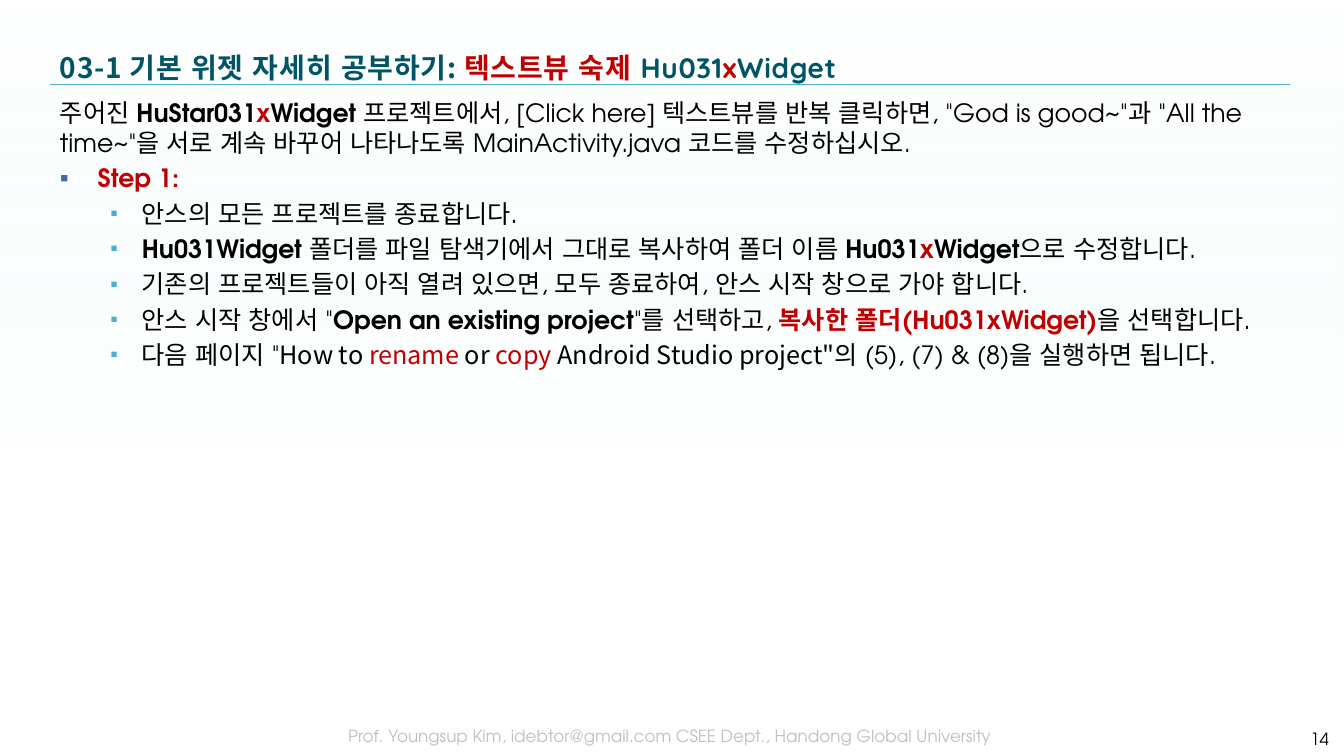
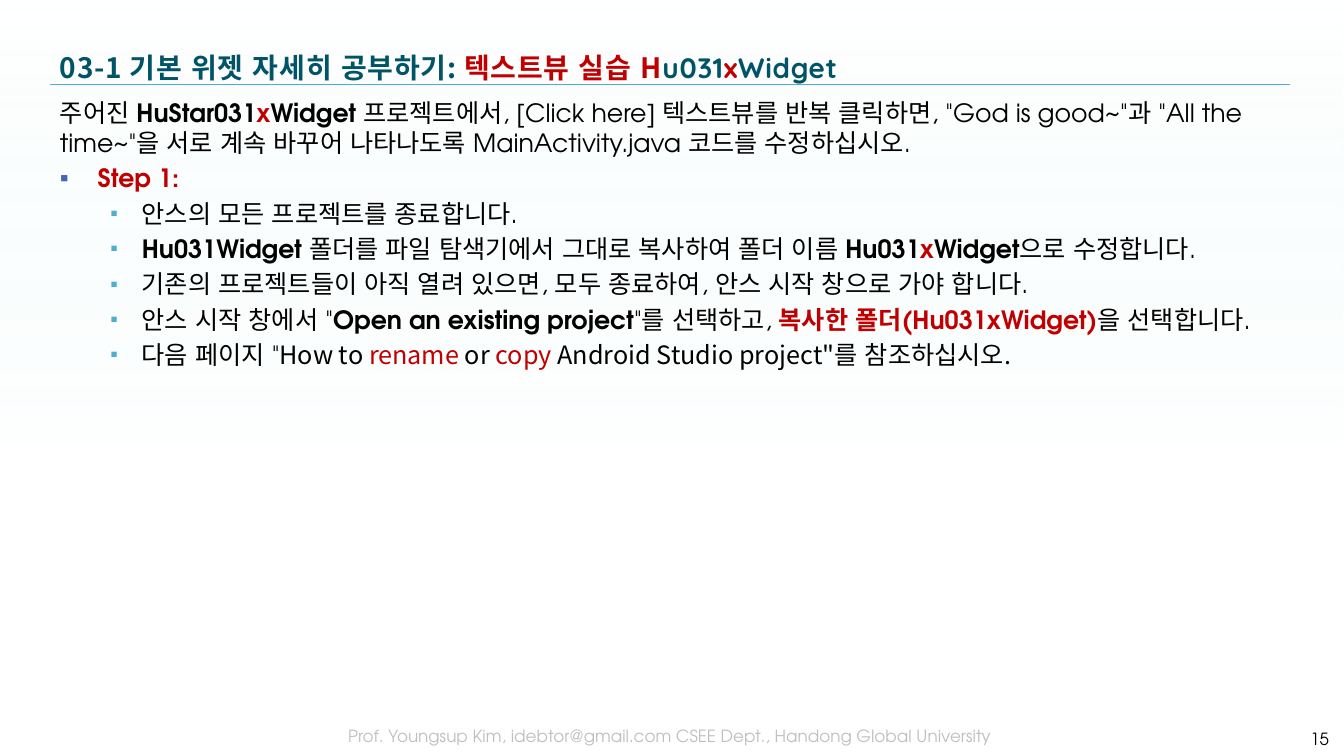
Before and after one commit to tae7841/HuStarAS, a slide deck: slide 15 of ppts/03Widget.pptx (slide 14 before the commit). Drawn at 1344x756 pixels with LibreOffice and Linux fonts; fonts in the diff are those of the drawing; background and template pictures are left out. Boxes give left, top, right and bottom in pixels: in the first picture for what was removed or moved away, otherwise in the second. Text is boxed around its words. In the diff, an @@ line names an element or a change of style, - is before the commit and + after.

```diff
--- a/ppts/03Widget.pptx
+++ b/ppts/03Widget.pptx
@@ title at <box>60,54,838,85</box>: text changed @@
-03-1 기본 위젯 자세히 공부하기: 텍스트뷰 숙제 Hu031xWidget
+03-1 기본 위젯 자세히 공부하기: 텍스트뷰 실습 Hu031xWidget
@@ text at <box>142,343,1011,370</box>: text changed @@
-  ▪ 다음 페이지 "How to rename or copy Android Studio project"의 (5), (7) & (8)을 실행하면 됩니다.
+  ▪ 다음 페이지 "How to rename or copy Android Studio project"를 참조하십시오.
@@ page number at <box>1310,732,1329,745</box>: text changed @@
-14
+15
```
Also in this commit, not shown: 11 other slides changed, 7 slides added, 3 slides removed, 34 other files.
